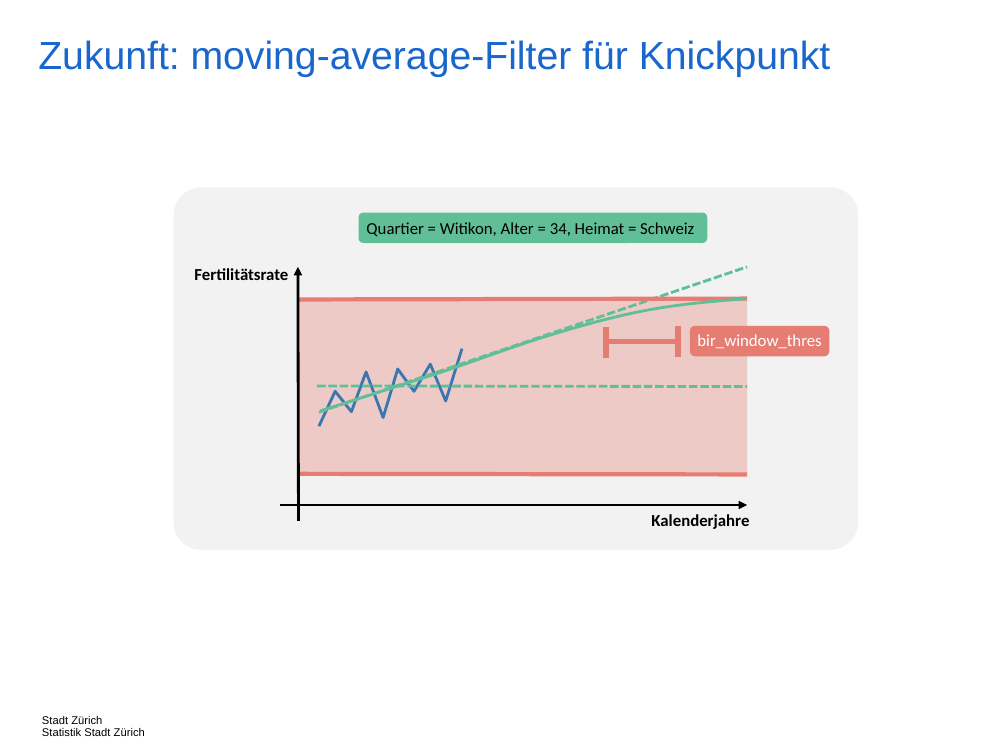
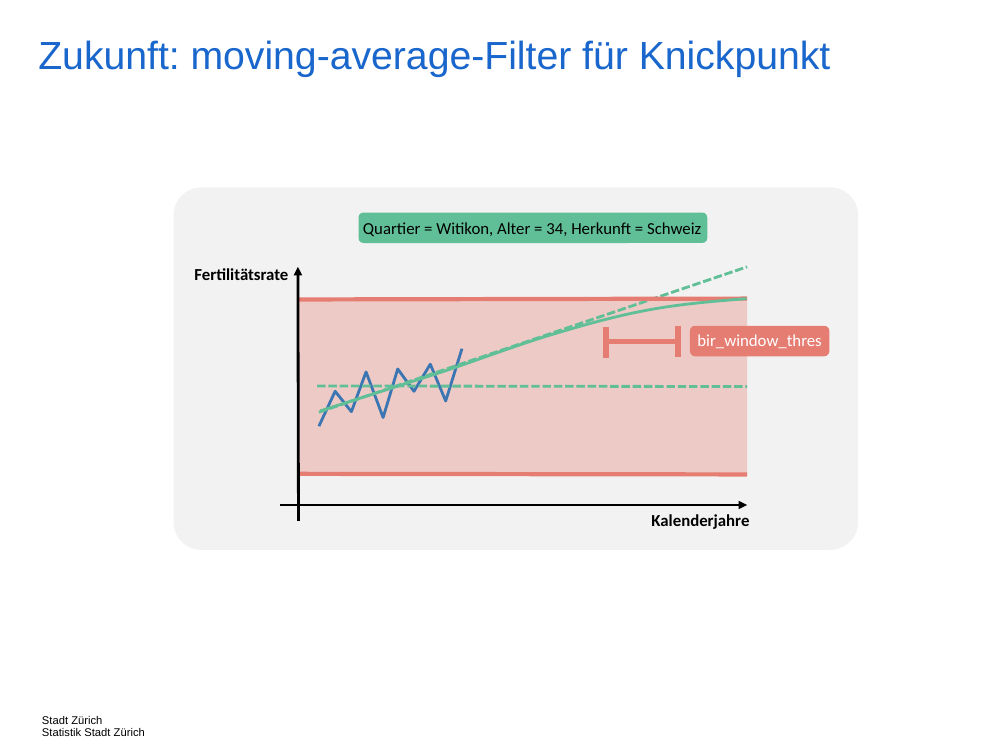
Before and after one commit to StatistikStadtZuerich/BevSzen, a slide deck: slide 7 of 2020phase2/5_Documentation/Concepts.pptx. Drawn at 1008x756 pixels with LibreOffice and Linux fonts; fonts in the diff are those of the drawing. Boxes give left, top, right and bottom in pixels: in the first picture for what was removed or moved away, otherwise in the second. Text is boxed around its words. In the diff, an @@ line names an element or a change of style, - is before the commit and + after.

```diff
--- a/2020phase2/5_Documentation/Concepts.pptx
+++ b/2020phase2/5_Documentation/Concepts.pptx
@@ text at [363, 222, 701, 237]: text changed @@
-Quartier = Witikon, Alter = 34, Heimat = Schweiz
+Quartier = Witikon, Alter = 34, Herkunft = Schweiz
```
Also in this commit, not shown: 3 other slides changed, 2 other files.
